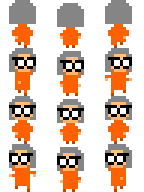
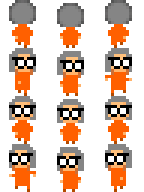
Before/after of a 144x192 layered artwork. What changed in the layer stack:
added layer "Layer 12" above "Layer 11" over [105, 0, 132, 24]
added layer "Layer 11" above "Layer 10" over [57, 3, 84, 27]
painted on "Layer 10" over [9, 0, 132, 27]
